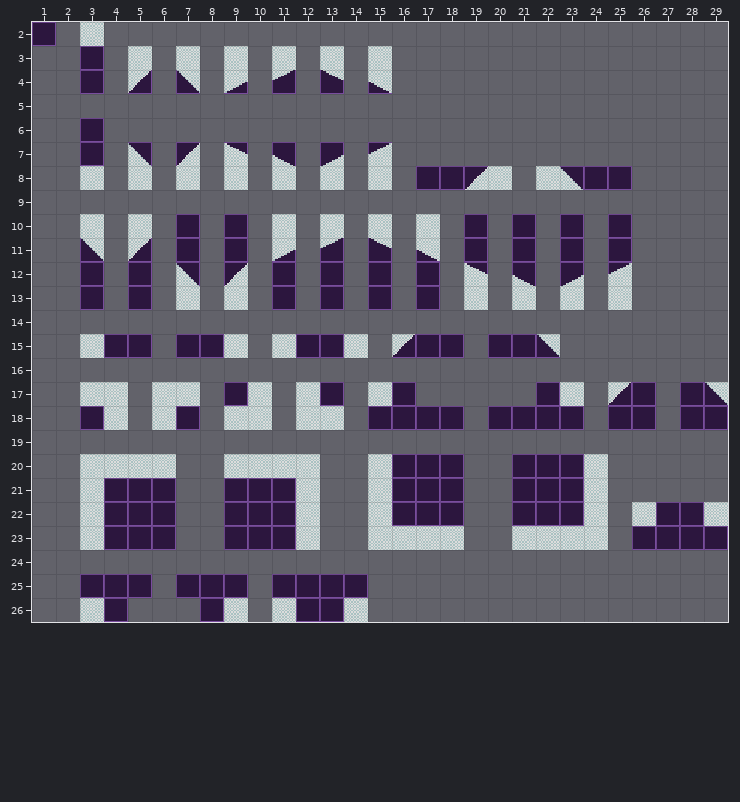
Level history. Tiled map: NightSlayer/Assets/_ProjectAssets/ArtAssets/Tiled/Caves/Rules/autoGroundCaves.tmx. Above, as it was before the edit.
Cells are 16x16 px. Shown: x 1..29, y 2..26.
The result:
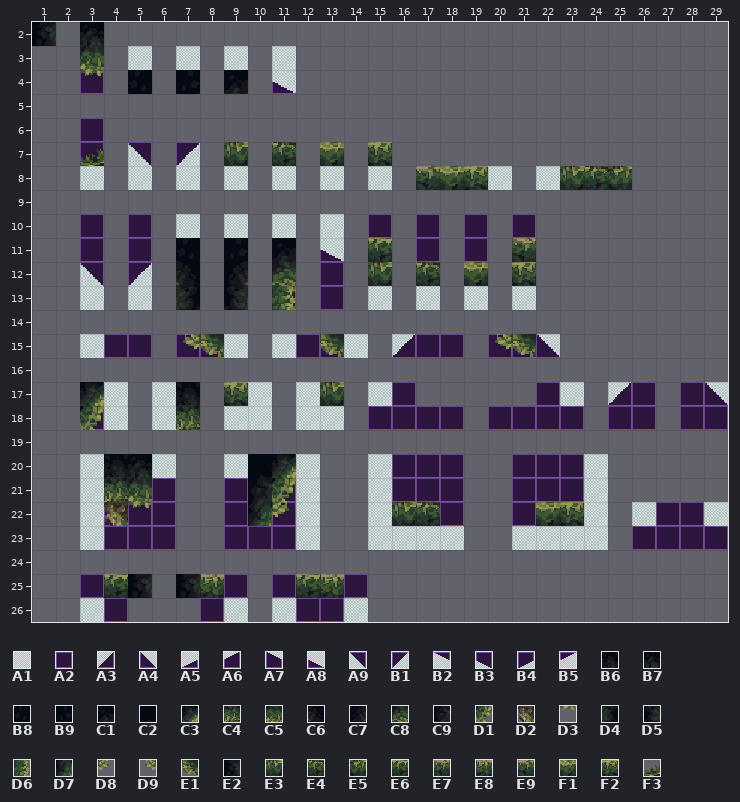
Key: from "Prototype Tileset": A1 0, A2 1, A3 2, A4 3, A5 4, A6 5, A7 6, A8 7, A9 10, B1 11, B2 12, B3 13, B4 14, B5 15; from "mainlevbuild": B6 67, B7 73, B8 76, B9 77, C1 78, C2 82, C3 88, C4 131, C5 137, C6 140, C7 141, C8 142, C9 146, D1 152, D2 195, D3 201, D4 204, D5 205, D6 206, D7 210, D8 216, D9 405, E1 406, E2 781, E3 1092, E4 1093, E5 1094, E6 1096, E7 1105, E8 1107, E9 1109, F1 1110, F2 1111, F3 1418.
__ is an empty cell, ## one hidden under a higher layer.
Changes in this commit:
Layer "input_Terrain":
y 3: x 13 A1 -> __; x 15 A1 -> __
y 4: x 5 A3 -> ##; x 7 A4 -> ##; x 9 A5 -> ##; x 11 A6 -> A8; x 13 A7 -> __; x 15 A8 -> __
y 10: x 3 A1 -> A2; x 5 A1 -> A2; x 7 A2 -> A1; x 9 A2 -> A1; x 15 A1 -> A2; x 17 A1 -> A2; x 23 A2 -> __; x 25 A2 -> __
y 11: x 3 A4 -> A2; x 5 A3 -> A2; x 7 A2 -> ##; x 9 A2 -> ##; x 11 A5 -> ##; x 13 A6 -> A8; x 15 A7 -> ##; x 17 A8 -> A2; x 23 A2 -> __; x 25 A2 -> __
y 12: x 3 A2 -> A9; x 5 A2 -> B1; x 7 A9 -> ##; x 9 B1 -> ##; x 15 A2 -> ##; x 17 A2 -> ##; x 19 B2 -> ##; x 21 B3 -> ##; x 23 B4 -> __; x 25 B5 -> __
y 13: x 3 A2 -> A1; x 5 A2 -> A1; x 7 A1 -> ##; x 9 A1 -> ##; x 15 A2 -> A1; x 17 A2 -> A1; x 23 A1 -> __; x 25 A1 -> __
Layer "output_Ground":
y 2: x 1 __ -> E2; x 3 __ -> B7
y 3: x 3 __ -> C5
y 4: x 3 __ -> D3; x 5 __ -> B8; x 7 __ -> B9; x 9 __ -> C1
y 7: x 3 __ -> F3; x 9 __ -> E3; x 11 __ -> E4; x 13 __ -> F1; x 15 __ -> F2
y 8: x 17..19 __ __ __ -> E9 F1 F2; x 23..25 __ __ __ -> E3 E4 E5
y 11: x 7 __ -> B8; x 9 __ -> B9; x 11 __ -> C1; x 15 __ -> E6; x 21 __ -> E7
y 12: x 7 __ -> C6; x 9 __ -> C7; x 11 __ -> C8; x 15 __ -> E3; x 17 __ -> E4; x 19 __ -> F1; x 21 __ -> F2
y 13: x 7 __ -> D4; x 9 __ -> D5; x 11 __ -> D6
y 15: x 7..8 __ __ -> D9 E1; x 13 __ -> E1; x 20..21 __ __ -> D9 E1
y 17: x 3 __ -> C3; x 7 __ -> B6; x 9 __ -> F2; x 13 __ -> E3
y 18: x 3 __ -> D1; x 7 __ -> C4
y 20: x 4..5 __ __ -> B6 B7; x 10..11 __ __ -> C2 C3
y 21: x 4..5 __ __ -> C4 C5; x 10..11 __ __ -> C9 D1
y 22: x 4..5 __ __ -> D2 D3; x 10..11 __ __ -> D7 D8; x 16..17 __ __ -> E3 E4; x 22..23 __ __ -> F1 F2
y 25: x 4..5 __ __ -> E6 E2; x 7..8 __ __ -> E2 E8; x 12..13 __ __ -> E6 E8
